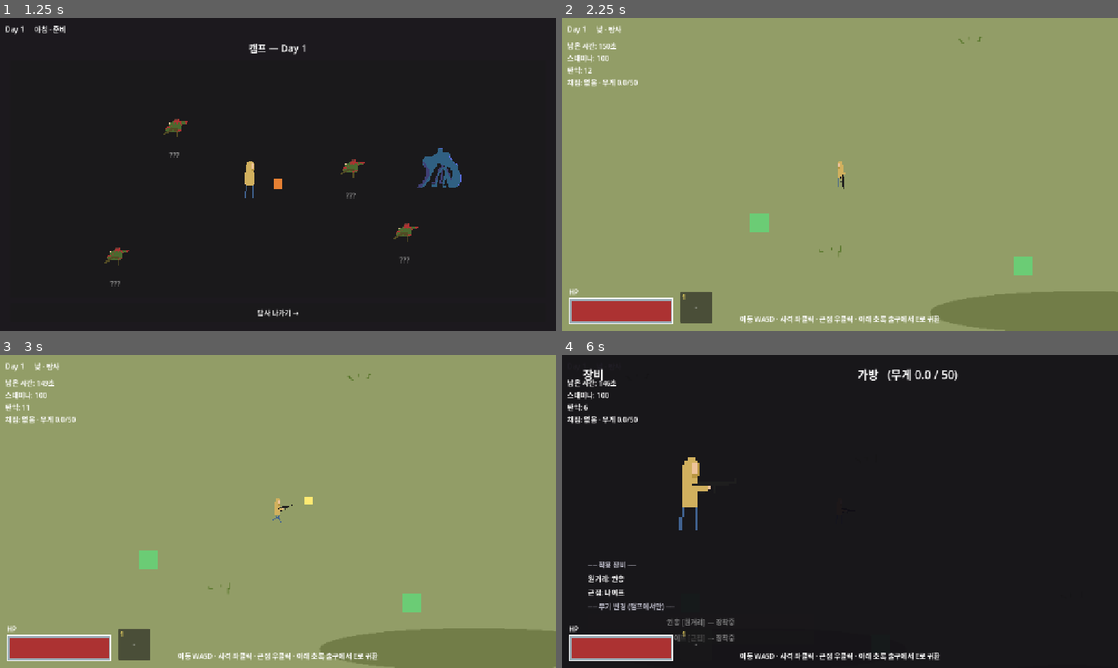
Above: before the commit, frames 1-4 (two rows, left to right).
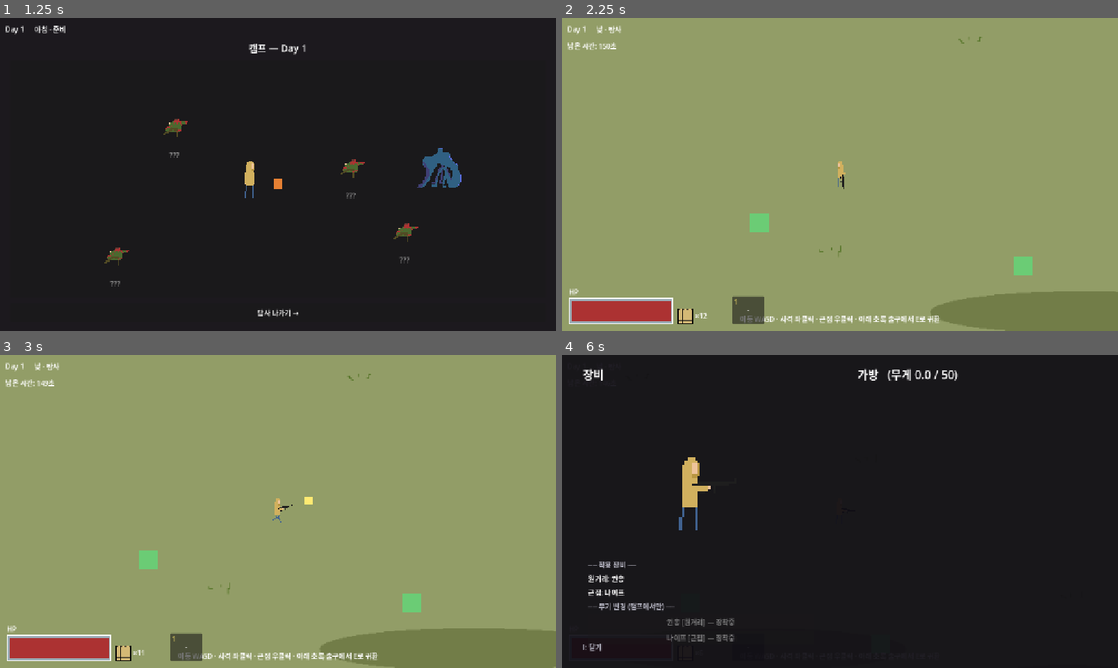
Above: after the commit, the same moments.

Repository: HomilBBANG/rt_Hilling_Game
Game: Godot game, scene res://scenes/ui/lobby.tscn
The game is run twice, just before and just after one commit, with the same random seed, the same clock (stepped at 60 frames per second) and the same inputs.
Inputs (mouse positions are in pixels of both pictures, inside the frame that each line leads up to):
- Up to frame 1 (1.25 s): click "새 게임" at 0.5 s
- Up to frame 2 (2.25 s): click "탐사 나가기 →" at 1.25 s; click "탐험 시작 →" at 2 s
- Up to frame 3 (3 s): tap Enter at 2.75 s; move the mouse to (400, 495) at 2.77 s; hold D from 2.78 s (still down); hold E from 2.78 s (still down); click (400, 495) at 2.92 s
- Up to frame 4 (6 s): release D at 3.5 s; release E at 3.5 s; drag from (728, 527) to (1040, 642) at 3.52 s; tap Space at 4.25 s; move the mouse to (895, 442) at 4.27 s; hold D 4.28-5 s; hold Enter 4.28-5 s; click (895, 442) at 4.42 s; drag from (812, 574) to (673, 602) at 5.02 s; tap Enter at 5.75 s; move the mouse to (1006, 558) at 5.77 s; hold A from 5.78 s (still down); tap I at 5.85 s; click (1006, 558) at 5.92 s

Frame 1 is identical in both runs. In frame 2, 1.4% of the frame differs, in the area x 1-37%, y 11-98%; in frame 3, 1.4%; in frame 4, 2.6%, in the area x 1-68%, y 7-98%.

Commit message:
아이템 아이콘 + 탄약 UI/부족 메시지 + 인벤토리 레이어 + HUD 정리
- 아이템 아이콘(items.xlsx icon 열): 감자=potato.png, 통조림=can.png →
  인벤토리·창고 칸에 아이콘 표시(없으면 이름 텍스트), 칸 크기 64x64 통일
- 탄약: HP 바 우측에 총알 아이콘(bullet.png) + ×N(남은 발수), 바닥 정렬
- 탄약 0에서 발사 시 머리 위 '탄약이 부족합니다' 0.2초 후 페이드
- 인벤토리 전역 HUD를 UILayer layer=10으로 올려 탐험 HUD 위에 표시
- 탐험 상단 좌측을 '남은 시간'만 남기고 정리(스태미나·탄약·채집 라벨 제거)

Co-Authored-By: Claude Opus 4.8 <noreply@anthropic.com>

Diff:
--- a/autoload/item_db.gd
+++ b/autoload/item_db.gd
@@ -61,3 +61,12 @@
 
 func heal_amount(id: String) -> int:
 	return int(get_item(id).get("heal", 0))
+
+
+## 아이템 아이콘 텍스처 경로(icon 열, assets/items/<icon>.png). 없거나 파일 없으면 "".
+func icon_path(id: String) -> String:
+	var ic := String(get_item(id).get("icon", ""))
+	if ic == "":
+		return ""
+	var p := "res://assets/items/%s.png" % ic
+	return p if ResourceLoader.exists(p) else ""
--- a/data/items.json
+++ b/data/items.json
@@ -6,7 +6,8 @@
     "max_stack": 99,
     "weight": 1,
     "consumable": true,
-    "heal": 8
+    "heal": 8,
+    "icon": "potato"
   },
   {
     "id": "herb",
@@ -24,7 +25,8 @@
     "max_stack": 99,
     "weight": 2,
     "consumable": true,
-    "heal": 20
+    "heal": 20,
+    "icon": "can"
   },
   {
     "id": "scrap_metal",
--- a/scenes/main.tscn
+++ b/scenes/main.tscn
@@ -13,5 +13,6 @@
 anchor_bottom = 1.0
 
 [node name="UILayer" type="CanvasLayer" parent="."]
+layer = 10
 
 [node name="HUD" parent="UILayer" instance=ExtResource("2")]
--- a/scenes/phases/scavenge.tscn
+++ b/scenes/phases/scavenge.tscn
@@ -9,6 +9,7 @@
 [ext_resource type="Texture2D" uid="uid://bdc5n5nfraldp" path="res://assets/ui/hp_fill.png" id="7"]
 [ext_resource type="Texture2D" uid="uid://dwbuvuslj6ddj" path="res://assets/ui/hp_frame.png" id="8"]
 [ext_resource type="PackedScene" uid="uid://c77o3mrl2phx7" path="res://scenes/entities/props/tree.tscn" id="9"]
+[ext_resource type="Texture2D" path="res://assets/ui/bullet.png" id="10"]
 
 [sub_resource type="RectangleShape2D" id="wallH"]
 size = Vector2(3200, 20)
@@ -135,18 +136,6 @@
 layout_mode = 2
 text = "남은 시간: 90초"
 
-[node name="StaminaLabel" type="Label" parent="HUD/Root/Stats" unique_id=504687072]
-layout_mode = 2
-text = "스태미나: 100"
-
-[node name="AmmoLabel" type="Label" parent="HUD/Root/Stats" unique_id=421909862]
-layout_mode = 2
-text = "탄약: 12"
-
-[node name="LootLabel" type="Label" parent="HUD/Root/Stats" unique_id=791965490]
-layout_mode = 2
-text = "채집: 없음"
-
 [node name="Hint" type="Label" parent="HUD/Root" unique_id=1576992162]
 layout_mode = 1
 anchors_preset = 12
@@ -204,15 +193,43 @@
 grow_vertical = 0
 text = "HP"
 
+[node name="AmmoIcon" type="TextureRect" parent="HUD/Root"]
+layout_mode = 1
+anchors_preset = 2
+anchor_top = 1.0
+anchor_bottom = 1.0
+offset_left = 266.0
+offset_top = -52.0
+offset_right = 302.0
+offset_bottom = -16.0
+grow_vertical = 0
+texture_filter = 1
+texture = ExtResource("10")
+expand_mode = 1
+stretch_mode = 5
+
+[node name="AmmoCount" type="Label" parent="HUD/Root"]
+layout_mode = 1
+anchors_preset = 2
+anchor_top = 1.0
+anchor_bottom = 1.0
+offset_left = 306.0
+offset_top = -52.0
+offset_right = 380.0
+offset_bottom = -16.0
+grow_vertical = 0
+vertical_alignment = 1
+text = "×12"
+
 [node name="QuickSlot" type="Panel" parent="HUD/Root"]
 layout_mode = 1
 anchors_preset = 2
 anchor_top = 1.0
 anchor_bottom = 1.0
-offset_left = 272.0
-offset_top = -90.0
-offset_right = 346.0
-offset_bottom = -18.0
+offset_left = 392.0
+offset_top = -80.0
+offset_right = 466.0
+offset_bottom = -16.0
 grow_vertical = 0
 
 [node name="QSKey" type="Label" parent="HUD/Root/QuickSlot"]
--- a/scripts/entities/player.gd
+++ b/scripts/entities/player.gd
@@ -21,6 +21,9 @@
 var _invuln := 0.0
 var _fire_cd := 0.0
 var _melee_cd := 0.0
+var _noammo_cd := 0.0
+var _noammo_label: Label = null
+var _noammo_tween: Tween
 
 @onready var _aim: Node2D = $Aim
 @onready var _muzzle: Marker2D = $Aim/Muzzle
@@ -35,6 +38,7 @@
 	speed = PlayerStats.move_speed()
 	melee_range = WeaponManager.melee_range()        # 무기별 사거리(엑셀 조정 가능)
 	_setup_animation()
+	_setup_noammo_label()
 
 
 ## idle(정지 스프라이트) + run(player_run.gif 프레임) 애니메이션을 코드로 구성.
@@ -55,6 +59,7 @@
 	_invuln = maxf(0.0, _invuln - delta)
 	_fire_cd = maxf(0.0, _fire_cd - delta)
 	_melee_cd = maxf(0.0, _melee_cd - delta)
+	_noammo_cd = maxf(0.0, _noammo_cd - delta)
 
 	velocity = _input_dir() * speed
 	move_and_slide()
@@ -86,6 +91,7 @@
 func _shoot() -> void:
 	# 탄약 소모 실패 시 발사하지 않음(PRD 3.3 — 탄약은 소모성 자원).
 	if not WeaponManager.consume_ammo(1):
+		_show_no_ammo() # 머리 위 '탄약이 부족합니다'
 		return
 	_fire_cd = fire_cooldown
 	if bullet_scene == null:
@@ -140,6 +146,28 @@
 		stamina_depleted.emit()
 
 
+## 머리 위 '탄약이 부족합니다' 라벨 생성(숨김).
+func _setup_noammo_label() -> void:
+	_noammo_label = Label.new()
+	_noammo_label.text = "탄약이 부족합니다"
+	_noammo_label.position = Vector2(-46.0, -66.0)
+	_noammo_label.modulate = Color(1.0, 0.3, 0.25, 0.0)
+	add_child(_noammo_label)
+
+
+## 탄약 부족 시 0.2초 유지 후 천천히 사라지는 안내(연사 중 도배 방지 쿨다운).
+func _show_no_ammo() -> void:
+	if _noammo_cd > 0.0 or _noammo_label == null:
+		return
+	_noammo_cd = 1.4
+	if _noammo_tween and _noammo_tween.is_valid():
+		_noammo_tween.kill()
+	_noammo_label.modulate = Color(1.0, 0.3, 0.25, 1.0)
+	_noammo_tween = create_tween()
+	_noammo_tween.tween_interval(0.2) # 0.2초 유지
+	_noammo_tween.tween_property(_noammo_label, "modulate:a", 0.0, 0.9) # 천천히 사라짐
+
+
 ## 피격 시 흰색으로 번쩍(0.2초). modulate 를 밝게 올렸다가 원래대로 되돌린다.
 var _flash_tween: Tween
 func _flash_white() -> void:
--- a/scripts/phases/morning_prep.gd
+++ b/scripts/phases/morning_prep.gd
@@ -178,20 +178,11 @@
 		slot_count += cols - (slot_count % cols)
 	for i in slot_count:
 		var slot: Panel = _INV_SLOT.new()
-		slot.custom_minimum_size = Vector2(68, 68)
+		slot.custom_minimum_size = Vector2(64, 64)
 		slot.side = side
 		slot.on_drop = _on_item_dropped
 		if i < stacks.size():
-			slot.item_id = String(stacks[i]["id"])
-			slot.count = int(stacks[i]["count"])
-			var lbl := Label.new()
-			lbl.set_anchors_and_offsets_preset(Control.PRESET_FULL_RECT)
-			lbl.mouse_filter = Control.MOUSE_FILTER_IGNORE # 드래그는 칸(Panel)이 받도록
-			lbl.horizontal_alignment = HORIZONTAL_ALIGNMENT_CENTER
-			lbl.vertical_alignment = VERTICAL_ALIGNMENT_CENTER
-			lbl.autowrap_mode = TextServer.AUTOWRAP_WORD_SMART
-			lbl.text = "%s\n×%d" % [ItemDB.display_name(slot.item_id), slot.count]
-			slot.add_child(lbl)
+			slot.fill(String(stacks[i]["id"]), int(stacks[i]["count"])) # 아이콘/이름 + 수량
 		else:
 			slot.modulate = Color(1, 1, 1, 0.3)
 		grid.add_child(slot)
--- a/scripts/phases/scavenge.gd
+++ b/scripts/phases/scavenge.gd
@@ -29,12 +29,10 @@
 var _overweight_label: Label = null # 플레이어 머리 위 '너무 무거워'
 
 @onready var _time_label: Label = $HUD/Root/Stats/TimeLabel
-@onready var _stamina_label: Label = $HUD/Root/Stats/StaminaLabel
-@onready var _ammo_label: Label = $HUD/Root/Stats/AmmoLabel
-@onready var _loot_label: Label = $HUD/Root/Stats/LootLabel
 @onready var _hp_bar: TextureProgressBar = $HUD/Root/HpBar
 @onready var _qs_item: Label = $HUD/Root/QuickSlot/QSItem
 @onready var _qs_count: Label = $HUD/Root/QuickSlot/QSCount
+@onready var _ammo_count: Label = $HUD/Root/AmmoCount
 
 
 func _ready() -> void:
@@ -218,18 +216,11 @@
 
 func _update_hud() -> void:
 	_time_label.text = "남은 시간: %0.0f초" % _time_left
-	var st := 0.0
 	if _player and is_instance_valid(_player):
-		st = _player.stamina
 		# HP 바(빨간 면)를 스태미나 비율로 채운다 → 깎이면 좌→우로 줄어듦.
 		var mx: float = maxf(1.0, _player.max_stamina)
-		_hp_bar.value = st / mx * 100.0
-	_stamina_label.text = "스태미나: %0.0f" % st
-	_ammo_label.text = "탄약: %d" % WeaponManager.ammo
-	var weight_txt := "무게 %0.1f/%0.0f" % [GameManager.current_weight(), GameManager.carry_max_weight()]
-	if _overweight_t > 0.0:
-		weight_txt += "  (가방 가득!)"
-	_loot_label.text = "채집: %s · %s" % [_loot_summary(), weight_txt]
+		_hp_bar.value = _player.stamina / mx * 100.0
+	_ammo_count.text = "×%d" % WeaponManager.ammo
 	_update_quick_slot_hud()
 
 
--- a/scripts/ui/hud.gd
+++ b/scripts/ui/hud.gd
@@ -207,31 +207,49 @@
 
 func _make_slot(item_id: String, count: int) -> Control:
 	var slot := Panel.new()
-	slot.custom_minimum_size = Vector2(80, 80)
-	var name_lbl := Label.new()
-	name_lbl.set_anchors_and_offsets_preset(Control.PRESET_FULL_RECT)
-	name_lbl.horizontal_alignment = HORIZONTAL_ALIGNMENT_CENTER
-	name_lbl.vertical_alignment = VERTICAL_ALIGNMENT_CENTER
-	name_lbl.autowrap_mode = TextServer.AUTOWRAP_WORD_SMART
+	slot.custom_minimum_size = Vector2(64, 64)
 	if item_id == "":
 		slot.modulate = Color(1, 1, 1, 0.3) # 빈 칸
-	else:
-		name_lbl.text = _item_name(item_id)
-		slot.mouse_filter = Control.MOUSE_FILTER_STOP
-		slot.gui_input.connect(_on_slot_input.bind(item_id, count))
-	slot.add_child(name_lbl)
-	if item_id != "" and count > 1: # 겹친 개수를 우측 하단에 표시
+		return slot
+	_add_item_visual(slot, item_id) # 아이콘 있으면 아이콘, 없으면 이름
+	slot.mouse_filter = Control.MOUSE_FILTER_STOP
+	slot.gui_input.connect(_on_slot_input.bind(item_id, count))
+	if count > 1: # 겹친 개수를 우측 하단에 표시
 		var cnt_lbl := Label.new()
 		cnt_lbl.set_anchors_and_offsets_preset(Control.PRESET_BOTTOM_RIGHT)
 		cnt_lbl.offset_left = -34.0
 		cnt_lbl.offset_top = -24.0
 		cnt_lbl.offset_right = -4.0
 		cnt_lbl.offset_bottom = -2.0
+		cnt_lbl.mouse_filter = Control.MOUSE_FILTER_IGNORE
 		cnt_lbl.horizontal_alignment = HORIZONTAL_ALIGNMENT_RIGHT
 		cnt_lbl.vertical_alignment = VERTICAL_ALIGNMENT_BOTTOM
 		cnt_lbl.text = "×%d" % count
 		slot.add_child(cnt_lbl)
 	return slot
+
+
+## 칸에 아이템 아이콘(있으면) 또는 이름 라벨을 채운다. 공용.
+static func _add_item_visual(slot: Control, item_id: String) -> void:
+	var icon := ItemDB.icon_path(item_id)
+	if icon != "":
+		var tex := TextureRect.new()
+		tex.set_anchors_and_offsets_preset(Control.PRESET_FULL_RECT)
+		tex.texture = load(icon)
+		tex.expand_mode = TextureRect.EXPAND_IGNORE_SIZE
+		tex.stretch_mode = TextureRect.STRETCH_KEEP_ASPECT_CENTERED
+		tex.texture_filter = CanvasItem.TEXTURE_FILTER_NEAREST
+		tex.mouse_filter = Control.MOUSE_FILTER_IGNORE
+		slot.add_child(tex)
+	else:
+		var lbl := Label.new()
+		lbl.set_anchors_and_offsets_preset(Control.PRESET_FULL_RECT)
+		lbl.mouse_filter = Control.MOUSE_FILTER_IGNORE
+		lbl.horizontal_alignment = HORIZONTAL_ALIGNMENT_CENTER
+		lbl.vertical_alignment = VERTICAL_ALIGNMENT_CENTER
+		lbl.autowrap_mode = TextServer.AUTOWRAP_WORD_SMART
+		lbl.text = ItemDB.display_name(item_id)
+		slot.add_child(lbl)
 
 
 func _item_name(id: String) -> String:
--- a/scripts/ui/inv_slot.gd
+++ b/scripts/ui/inv_slot.gd
@@ -6,6 +6,43 @@
 var count := 0
 var side := ""
 var on_drop: Callable # func(data: Dictionary, to_side: String)
+
+
+## 칸에 아이템 표시(아이콘 있으면 아이콘, 없으면 이름 + 겹친 수량).
+func fill(id: String, cnt: int) -> void:
+	item_id = id
+	count = cnt
+	var icon := ItemDB.icon_path(id)
+	if icon != "":
+		var tex := TextureRect.new()
+		tex.set_anchors_and_offsets_preset(Control.PRESET_FULL_RECT)
+		tex.texture = load(icon)
+		tex.expand_mode = TextureRect.EXPAND_IGNORE_SIZE
+		tex.stretch_mode = TextureRect.STRETCH_KEEP_ASPECT_CENTERED
+		tex.texture_filter = CanvasItem.TEXTURE_FILTER_NEAREST
+		tex.mouse_filter = Control.MOUSE_FILTER_IGNORE
+		add_child(tex)
+	else:
+		var lbl := Label.new()
+		lbl.set_anchors_and_offsets_preset(Control.PRESET_FULL_RECT)
+		lbl.mouse_filter = Control.MOUSE_FILTER_IGNORE
+		lbl.horizontal_alignment = HORIZONTAL_ALIGNMENT_CENTER
+		lbl.vertical_alignment = VERTICAL_ALIGNMENT_CENTER
+		lbl.autowrap_mode = TextServer.AUTOWRAP_WORD_SMART
+		lbl.text = ItemDB.display_name(id)
+		add_child(lbl)
+	if cnt > 1:
+		var c := Label.new()
+		c.set_anchors_and_offsets_preset(Control.PRESET_BOTTOM_RIGHT)
+		c.offset_left = -30.0
+		c.offset_top = -22.0
+		c.offset_right = -3.0
+		c.offset_bottom = -2.0
+		c.mouse_filter = Control.MOUSE_FILTER_IGNORE
+		c.horizontal_alignment = HORIZONTAL_ALIGNMENT_RIGHT
+		c.vertical_alignment = VERTICAL_ALIGNMENT_BOTTOM
+		c.text = "×%d" % cnt
+		add_child(c)
 
 
 ## 아이템이 있는 칸을 드래그하면 {item_id, count, side} 를 넘긴다.
Binary file added: assets/items/can.png
Not shown, added: assets/items/can.png.import
Binary file added: assets/items/potato.png
Not shown, added: assets/items/potato.png.import
Binary file added: assets/ui/bullet.png
Not shown, added: assets/ui/bullet.png.import
Not shown, changed: data/items.xlsx
